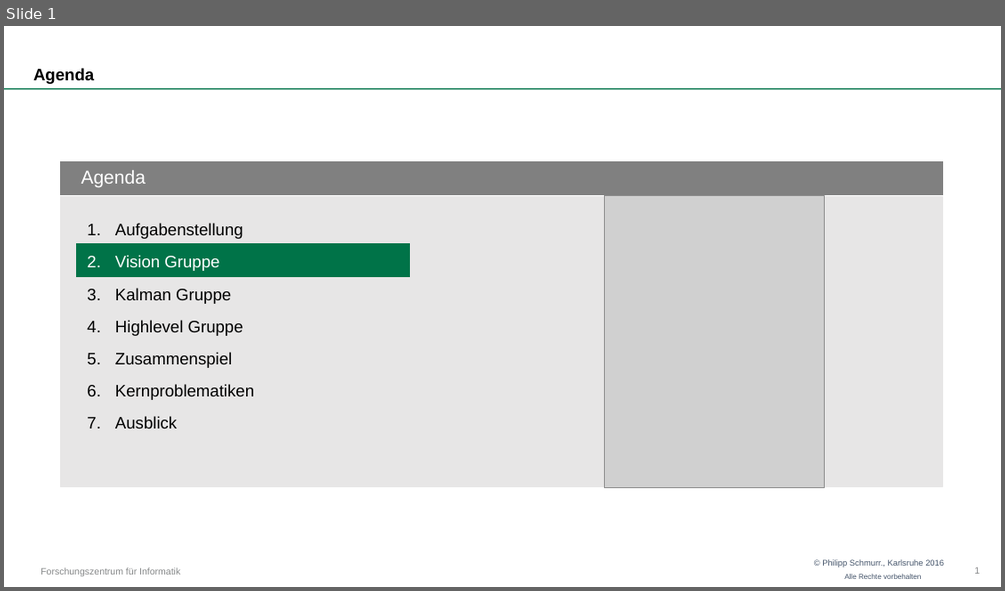
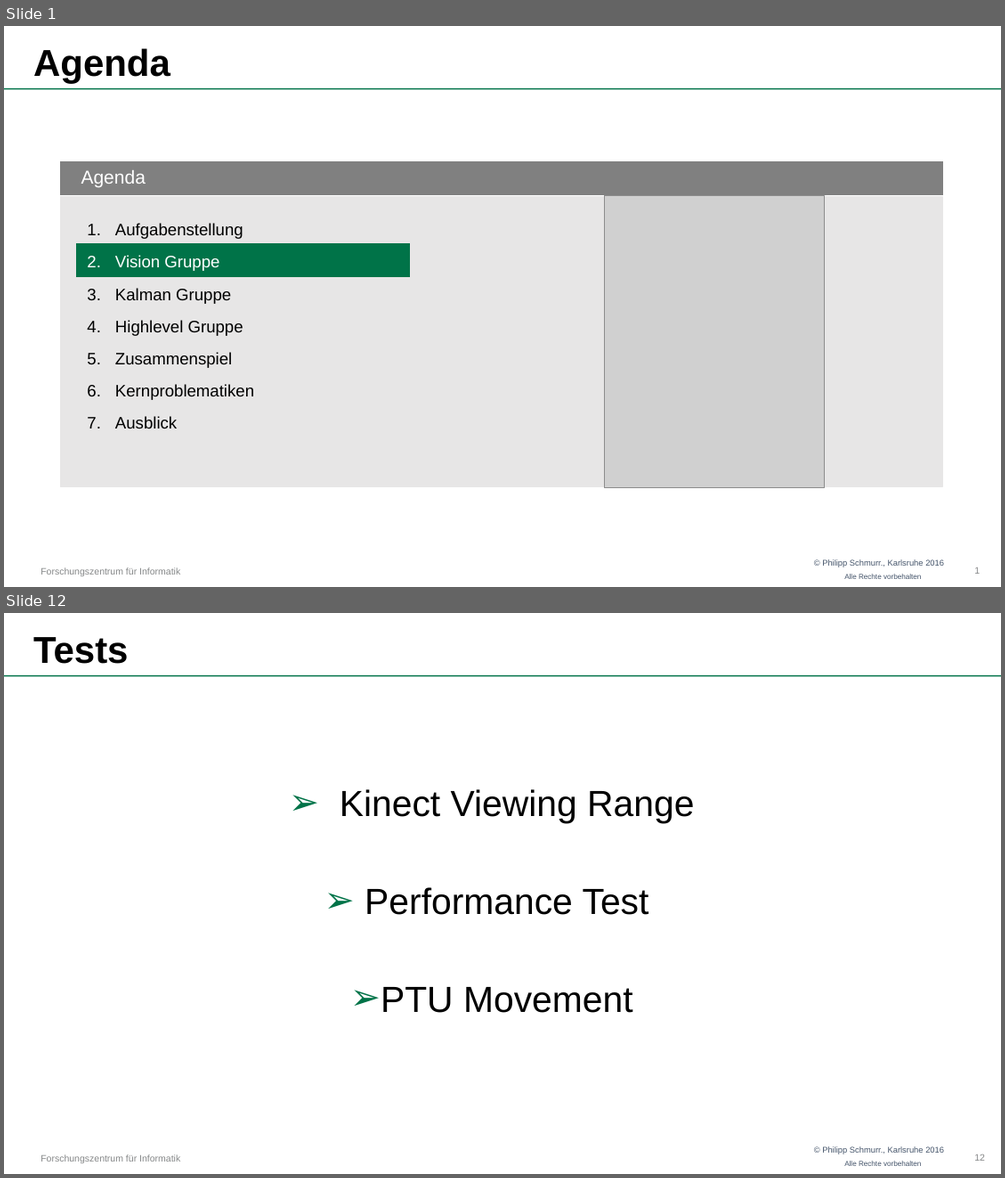
Before and after one commit to OtonoKakuei/robprak1516-documentation, a slide deck: robprak1516-presentation-vision.pptx. Shown one above the other, each under a label of ours: slide 1 before the commit, slides 1 and 12 after it; the slides between them are not shown. The pictures are 1005x591 and 1005x1178 pixels, drawn with LibreOffice and Linux fonts; fonts in the diff are those of the drawing; grey boxes stand for pictures; background and template pictures are left out. Boxes give left, top, right and bottom in pixels: in the first picture for what was removed or moved away, otherwise in the second. Text is boxed around its words. In the diff, an @@ line names an element or a change of style, - is before the commit and + after.

```diff
--- a/robprak1516-presentation-vision.pptx
+++ b/robprak1516-presentation-vision.pptx
@@ slide 12 added at <box>4,613,1001,1174</box>, background #FFFFFF; not listed: 4 template elements that a slide beside it also shows @@
@@ text added at <box>33,637,129,664</box>, 36 pt, text #000000, bold @@
+Tests
@@ text added at <box>340,789,694,1013</box>, 35 pt, text #000000 @@
+➢ Kinect Viewing Range
+➢ Performance Test
+➢ PTU Movement
@@ page number added at <box>974,1154,985,1160</box>, 9 pt, text #868889 @@
+12
@@ slide 1 changed as well @@
@@ title "Agenda" at <box>33,48,170,83</box>: size 16 to 36 pt @@
```
Also in this commit, not shown: 10 other slides added, 1 slide removed.
